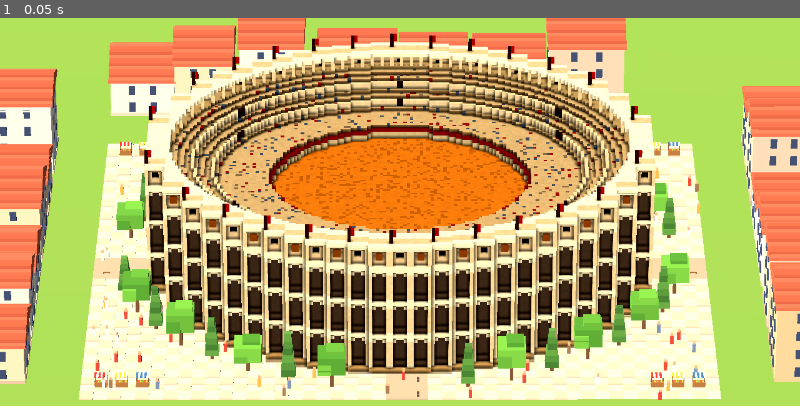
Above: before the commit, frame 1.
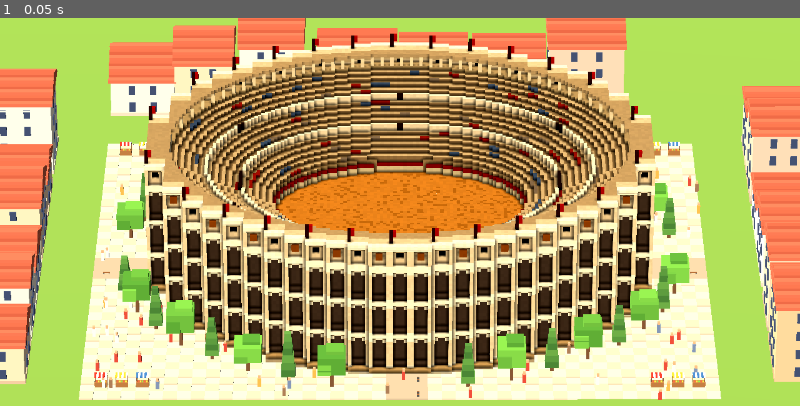
Above: after the commit, the same moment.

Repository: ramonfueglister/apoleia
Game: Godot game, scene res://main.tscn
The game is run twice, just before and just after one commit, with the same random seed, the same clock (stepped at 60 frames per second) and the same inputs.
Inputs:
- Up to frame 1 (0.05 s): no input

The runs differ from the first frame. In frame 1, 17% of the frame differs, in the area x 18-82%, y 8-57%.

Commit message:
Colosseum: elongated arena, striped treads, clean far LODs
Arena is its own 37 x 24 m ellipse so the cavea is even all round;
tread tops carry the row stripes, spectators sit in short runs, the
portico is set off by a shadow row. Far LODs voxelize the smooth oval,
keep the arena outline and a one-block red band on the outer rim.

Co-Authored-By: Claude Opus 5.5 (1M context) <noreply@anthropic.com>

Diff:
--- a/prototypes/colosseum/colosseum_mesh.gd
+++ b/prototypes/colosseum/colosseum_mesh.gd
@@ -24,35 +24,37 @@
 const P := 6                # facade columns per bay: pier (2, shared), 4 opening
 const SHELL := 3            # wall thickness, voxels; arches are recessed 2
 const RIM := 3              # top walkway behind the attic
-const ARENA_E := 0.5        # arena edge as a share of the radius
+const ARENA_A := 18.5       # arena half-axes, metres: elongated, so the
+const ARENA_B := 12.0       # cavea is about as wide all round
 const SEAT_TOP_ROW := WALL_ROWS - 4  # walkway level, 2 m under the rim
-const BALTEUS := [3, 6]     # steps after which a low wall splits the cavea
-const PODIUM_ROW := SEAT_TOP_ROW - 10
+const BALTEUS := [5, 10]    # steps after which a low wall splits the cavea
+const PODIUM_ROW := SEAT_TOP_ROW - 18
 const FLOOR_ROW := PODIUM_ROW - 3    # raised arena floor, so the sand shows from above
 const LOD_FACTORS := [1, 2, 4, 8]
 # Camera distances for the near-orthographic Urbek camera (FOV 10): LOD0
 # while the view is under about 260 m wide, LOD1 to 700 m, LOD2 to 1.6 km.
 const LOD_RANGES := [0.0, 1500.0, 4000.0, 9000.0, 400000.0]
-const CACHE := "user://colosseum_urbek_v4_%d.res"
+const CACHE := "user://colosseum_urbek_v6_%d.res"
 
 # Palette: Caesar III travertine within Urbek's soft light. 0 is empty.
 const PALETTE := [
 	Color(0, 0, 0), Color("c9bca4"), Color("e3d5ba"), Color("cdb894"), Color("f4ecd8"),
 	Color("7e7064"), Color("e8dcc2"), Color("4a3c30"), Color("b5a184"), Color("c9b898"),
-	Color("d9a660"), Color("c79552"), Color("d8ccb0"), Color("6b4a32"), Color("c0392b"),
+	Color("d4aa6c"), Color("c49a5c"), Color("d8ccb0"), Color("6b4a32"), Color("c0392b"),
 	Color("5a4a3c"), Color("a8402c"), Color("e6dac2"), Color("b0802f"), Color("b8402f"),
 	Color("a89a88"), Color("b0574a"), Color("7a8796"),
 	Color("a89a88"), Color("b0574a"), Color("7a8796"), Color("c2b49c"),
-	Color("66594f"), Color("c8b99c")]
+	Color("66594f"), Color("c8b99c"), Color("cdbb9c"), Color("a8977c"), Color("bca98a")]
 enum { EMPTY, PAVE, STONE, STONE_MID, CORNICE, ARCH_BACK, COLUMN, WINDOW, TREAD,
 	WALKWAY, SAND, SAND_DARK, PODIUM, MAST, RED, VOMITORIUM, PODIUM_BAND, BALTEUS_WALL, BRONZE,
-	RED_BAND, CROWD, ARCH_HEAD = 27, SHADOW_LINE }
+	RED_BAND, CROWD, ARCH_HEAD = 27, SHADOW_LINE, PORTICO, RIM_SHADOW, TREAD_BACK }
 const CROWD_COUNT := 3
 const CROWD_MUTED := CROWD + CROWD_COUNT
 const CROWD_MUTED_COUNT := 4
 # Top faces that differ from the sides: a tread is light on top and darker
 # on its riser; the arch floor is shaded.
-const TOP := {TREAD: Color("d6c6a8"), ARCH_BACK: Color("7e7064")}
+const TOP := {TREAD: Color("d6c6a8"), TREAD_BACK: Color("bca98a"), ARCH_BACK: Color("7e7064"),
+	BALTEUS_WALL: Color("efe5d0")}
 # Corner occlusion: 0 = both sides blocked, 3 = open.
 const AO := [0.5, 0.68, 0.85, 1.0]
 
@@ -76,7 +78,8 @@
 ## ellipse at its middle. Neighbouring bays step back, so the curve reads as
 ## a staircase of flat bays with arches all round; the steps' side walls face
 ## east and west and are edge-on to the camera. Bay 0 is centred on x = 0.
-static func _columns(n: Vector3i, lo: Vector3) -> Dictionary:
+## With `smooth`, the facade follows the oval itself (for the far LODs).
+static func _columns(n: Vector3i, lo: Vector3, smooth := false) -> Dictionary:
 	var av := A / V
 	var bv := B / V
 	var count := n.x * n.z
@@ -103,7 +106,15 @@
 			var e := Vector2(p.x / A, p.z / B).length()
 			var rr := Vector2(A * cos(atan2(p.z / B, p.x / A)), B * sin(atan2(p.z / B, p.x / A))).length()
 			ellipse[c] = floori((1.0 - e) * rr / V)
-			arena[c] = floori((1.0 - ARENA_E) * rr / V)
+			# Arena edge depth: this column's ellipse depth plus its distance
+			# outside the arena ellipse (inside it, e >= arena).
+			var ea := Vector2(p.x / ARENA_A, p.z / ARENA_B).length()
+			var ra := Vector2(ARENA_A * cos(atan2(p.z / ARENA_B, p.x / ARENA_A)), ARENA_B * sin(atan2(p.z / ARENA_B, p.x / ARENA_A))).length()
+			arena[c] = ellipse[c] + floori((ea - 1.0) * ra / V) + 1
+			# Far LODs follow the smooth oval: per-bay steps are finer than
+			# their voxels and would only leave single protruding blocks.
+			if smooth:
+				depth[c] = ellipse[c]
 	return {"depth": depth, "sub": sub, "bay": bay, "ellipse": ellipse, "arena": arena}
 
 ## What fills one voxel: d = depth in voxels from the outer face, s = facade
@@ -194,10 +205,10 @@
 			return TREAD
 		if r == SEAT_TOP_ROW - 1:
 			return WALKWAY
-		# Portico over the walkway: a roof level with the rim on columns
-		# along its inner edge.
+		# Portico over the walkway: a roof level with the rim, a step darker,
+		# on columns along its inner edge.
 		if r == WALL_ROWS - 1:
-			return CORNICE
+			return PORTICO
 		if e == first - 1 and posmod(b * P + s, 3) == 0:
 			return COLUMN
 		return EMPTY
@@ -207,8 +218,17 @@
 	if r < top:
 		return TREAD
 	if r == top:
-		if seed % 100 < 10:
-			return CROWD + (seed / 100) % CROWD_COUNT
+		# A shadow row under the portico sets the rim off from the seats.
+		if j == 0:
+			return RIM_SHADOW
+		# Each tread: a darker strip against the riser behind, a light edge;
+		# spectators sit in short runs on the edge.
+		if j % 2 == 0:
+			return TREAD_BACK
+		var run := floori((b * P + s) / 3.0)
+		var h := absi(hash(Vector2i(run, step)))
+		if h % 100 < 10:
+			return CROWD + (h / 100) % CROWD_COUNT
 		return TREAD
 	# Low wall at the start of a band, with entrances every eight bays.
 	if j % 2 == 0 and step in BALTEUS and r <= top + 2:
@@ -227,11 +247,11 @@
 		return RED
 	return EMPTY
 
-## The LOD0 grid.
-static func _fine() -> Dictionary:
+## The grid at the finest voxel size; `smooth` for the far LODs.
+static func _fine(smooth := false) -> Dictionary:
 	var n := _dims()
 	var lo := _origin(n)
-	var cols := _columns(n, lo)
+	var cols := _columns(n, lo, smooth)
 	var depth: PackedInt32Array = cols.depth
 	var sub: PackedInt32Array = cols.sub
 	var bay: PackedInt32Array = cols.bay
@@ -285,18 +305,43 @@
 							counts[s] += 1 << sy
 				var c := EMPTY
 				var muted := CROWD_MUTED + absi(hash(Vector3i(x, y, z))) % CROWD_MUTED_COUNT
+				var sand := counts[SAND] + counts[SAND_DARK]
+				var rim := y * f <= WALL_ROWS - 1 and WALL_ROWS - 1 < (y + 1) * f
 				if counts[RED] > 0:
 					c = RED
+				elif f >= 4 and rim and counts[CORNICE] > 0:
+					# Far away the flags become one continuous red band on
+					# the top cornice.
+					c = RED_BAND
+				elif sand > 0:
+					# The one-voxel sand layer must not vanish under the
+					# fill below it, or the arena gets holes and shrinks.
+					c = SAND
 				elif solid * 8 >= f * f * f * 3 or people * 4 >= f * f:
 					var best := 0
 					for i in range(1, counts.size()):
 						if counts[i] > counts[best]:
 							best = i
 					c = muted if best == CROWD else best
-					# Far away the flags become a red band on the top cornice.
-					if f >= 4 and best == CORNICE and y * f <= WALL_ROWS - 1 and WALL_ROWS - 1 < (y + 1) * f:
-						c = RED_BAND
+					# Far away the arcade keeps its dark rhythm.
+					var arch := counts[ARCH_BACK] + counts[ARCH_HEAD]
+					if f >= 4 and (best == STONE or best == SHADOW_LINE) and arch * 2 >= counts[best]:
+						c = ARCH_BACK
 				grid[x + n.x * (y + n.y * z)] = c
+	# The red band keeps to the outer edge: one block wide, not the whole rim.
+	if f >= 4:
+		var yr := (WALL_ROWS - 1) / f
+		for z in n.z:
+			for x in n.x:
+				var i := x + n.x * (yr + n.y * z)
+				if grid[i] != RED_BAND:
+					continue
+				var ox := x + (1 if x >= n.x / 2 else -1)
+				var oz := z + (1 if z >= n.z / 2 else -1)
+				var outer := ox < 0 or ox >= n.x or oz < 0 or oz >= n.z \
+					or grid[ox + n.x * (yr + n.y * z)] == EMPTY or grid[x + n.x * (yr + n.y * oz)] == EMPTY
+				if not outer:
+					grid[i] = CORNICE
 	return {"grid": grid, "n": n, "v": V * f, "lo": fine.lo}
 
 static func _at(vox: Dictionary, c: Vector3i) -> int:
@@ -422,13 +467,20 @@
 ## meshes are cached in user://; bump CACHE after changing the model.
 static func lods() -> Array[ArrayMesh]:
 	var out: Array[ArrayMesh] = []
-	var fine := {}
+	var stepped := {}
+	var smooth := {}
 	for f: int in LOD_FACTORS:
 		var path := CACHE % f
 		var mesh: ArrayMesh = load(path) if ResourceLoader.exists(path) else null
 		if mesh == null:
-			if fine.is_empty():
-				fine = _fine()
+			var fine := stepped
+			if f >= 4:
+				if smooth.is_empty():
+					smooth = _fine(true)
+				fine = smooth
+			elif stepped.is_empty():
+				stepped = _fine()
+				fine = stepped
 			mesh = _mesh(fine if f == 1 else _coarse(fine, f))
 			ResourceSaver.save(mesh, path)
 		out.append(mesh)
